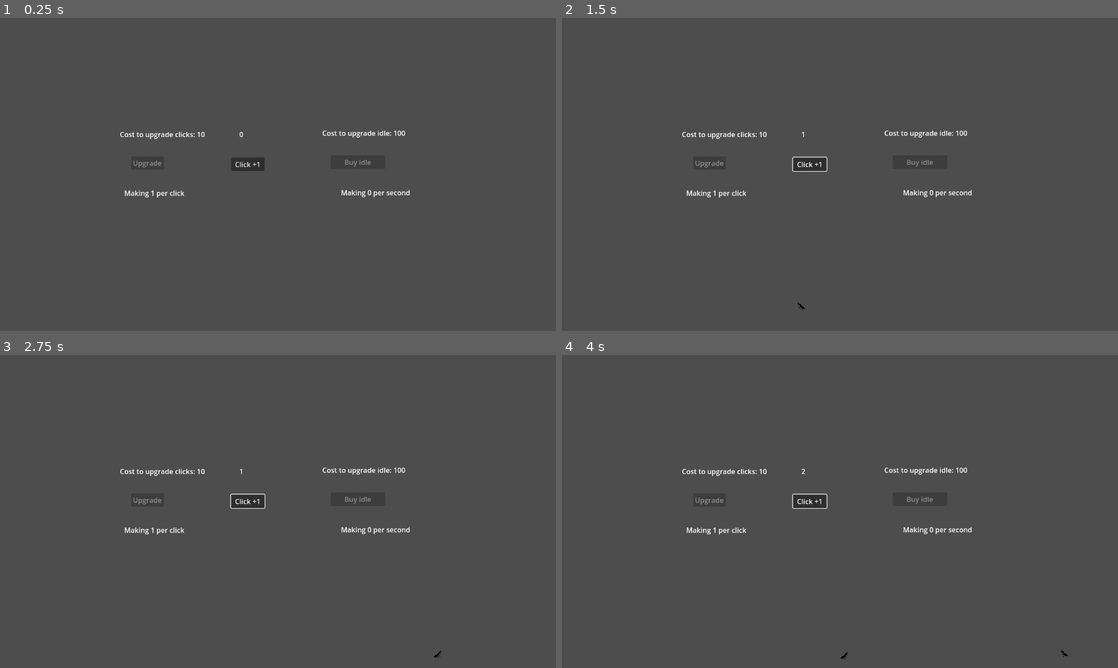
Above: before the commit, frames 1-4 (two rows, left to right).
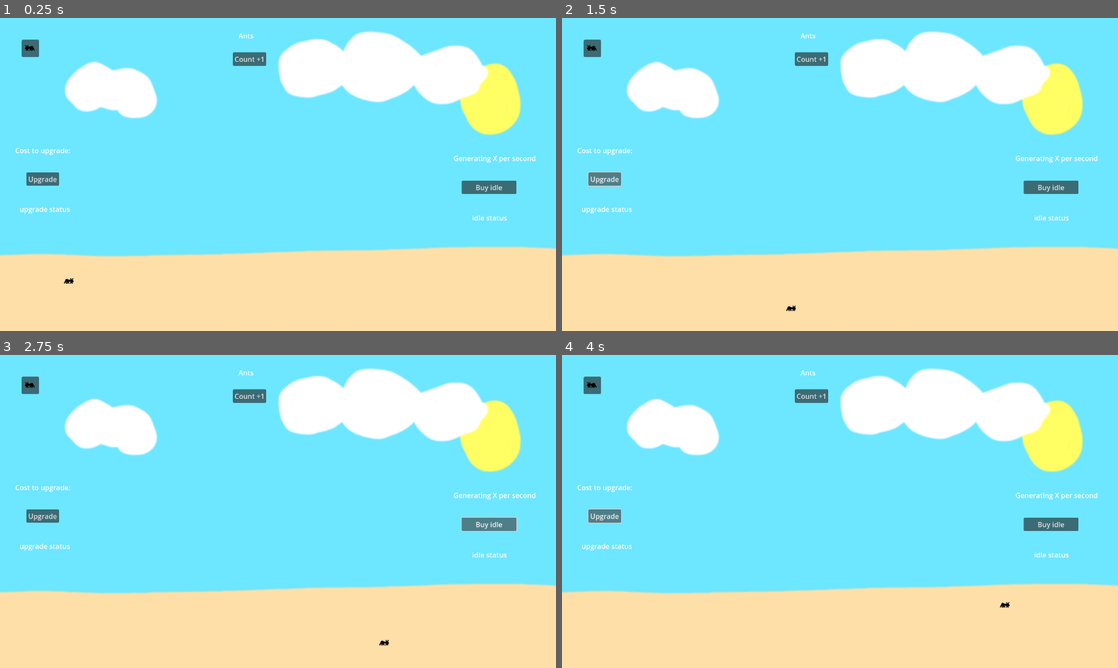
Above: after the commit, the same moments.

Repository: ScaryProd/AntIdle
Game: Godot game, scene res://Desk.tscn
Two runs of this game, one before a commit and one after it. Both use one fixed random seed, a clock stepped at 60 frames per second and the inputs below.
Inputs (mouse positions are in pixels of both pictures, inside the frame that each line leads up to):
- Up to frame 1 (0.25 s): no input
- Up to frame 2 (1.5 s): click "Click +1" (after the commit: "Count +1") at 0.5 s; click (606, 177) at 1.25 s, where only the run after the commit has a clickable "Upgrade"
- Up to frame 3 (2.75 s): click (489, 524) at 2 s, where only the run after the commit has a clickable "Buy idle"
- Up to frame 4 (4 s): click "Click +1" (after the commit: "Count +1") at 2.75 s; click (606, 514) at 3.5 s, where only the run after the commit has a clickable "Upgrade"

The runs differ from the first frame. In frame 1, 100% of the frame differs, in the area x 0-100%, y 0-100%; in frame 2, 100%; in frame 3, 100%; in frame 4, 100%.
Error after the commit: Parse Error: Preload file "res://nav_ant.tscn" does not exist. (res://Desk.gd:7)

Commit message:
added navant and physant distinction, shop screen

Diff:
--- a/Desk.gd
+++ b/Desk.gd
@@ -4,7 +4,7 @@
 var mult = 1;
 var idle = 0;
 var generatingCost = 1
-var antScene = preload("res://ant.tscn")
+var antScene = preload("res://nav_ant.tscn")
 
 
 func _on_clicker_pressed() -> void:
@@ -12,9 +12,8 @@
 	spawn_ants(1 * mult)
 
 func _process(delta: float) -> void:
-	count = %Ants.get_child_count()
 
-	%AntCount.text = str(count)
+	%ResourceCount.text = str(count)
 	%Clicker.text = "Click +%d" % mult
 	%IdleStatus.text = "Making %d per second" % idle
 	%UpgradeStatus.text = "Making %d per click" % mult
@@ -28,7 +27,7 @@
 	%Idle.disabled = (count < idleCost)
 
 func _on_upgrade_pressed() -> void:
-	remove_ants(mult * 10)
+	#remove_ants(mult * 10)
 	mult += 1;
 
 func _on_idle_pressed() -> void:
@@ -36,7 +35,8 @@
 	idle += 1
 
 func spendMoney(cost) -> void:
-	remove_ants(cost)
+	#remove_ants(cost)
+	count -= cost
 
 func idleProcess() -> void:
 	spawn_ants(idle)
@@ -47,8 +47,8 @@
 func spawn_ants(amount: int) -> void:
 	for i in amount:
 		var newAnt = antScene.instantiate()
-		%Ants.add_child(newAnt);
+		$Nest.add_child(newAnt);
 
 func remove_ants(amount: int) -> void:
 	for i in amount:
-		%Ants.remove_child(%Ants.get_children()[0]);
+		$Nest.remove_child($Nest.get_children()[0]);
--- a/Desk.tscn
+++ b/Desk.tscn
@@ -1,41 +1,44 @@
-[gd_scene load_steps=6 format=3 uid="uid://c3rm07s4x32g1"]
+[gd_scene load_steps=7 format=3 uid="uid://c3rm07s4x32g1"]
 
 [ext_resource type="Script" uid="uid://cdsdrvoen8ypb" path="res://Desk.gd" id="1_kv1ut"]
 [ext_resource type="Script" uid="uid://c75q6vldg7hpa" path="res://timer.gd" id="2_0raqs"]
-
-[sub_resource type="PhysicsMaterial" id="PhysicsMaterial_0raqs"]
-friction = 0.25
-bounce = 0.1
-
-[sub_resource type="RectangleShape2D" id="RectangleShape2D_0raqs"]
-
-[sub_resource type="RectangleShape2D" id="RectangleShape2D_ihjj6"]
-size = Vector2(3.61047, 152.584)
+[ext_resource type="Texture2D" uid="uid://h4xvxee6bly3" path="res://assets/sprites/background.png" id="2_ihjj6"]
+[ext_resource type="PackedScene" uid="uid://bp2fuetubenyg" path="res://insects/nav_ant.tscn" id="4_vypyt"]
+[ext_resource type="Texture2D" uid="uid://jpf8unsprasp" path="res://assets/sprites/leaf.png" id="5_g3mx1"]
+[ext_resource type="PackedScene" uid="uid://cb1l1drvdtd21" path="res://shop.tscn" id="6_b6rpr"]
 
 [node name="Node2D" type="Node2D"]
 script = ExtResource("1_kv1ut")
 
+[node name="Background" type="Sprite2D" parent="."]
+position = Vector2(640, 360)
+scale = Vector2(0.68, 0.68)
+texture = ExtResource("2_ihjj6")
+flip_h = true
+
+[node name="Shop" parent="." instance=ExtResource("6_b6rpr")]
+
 [node name="Clicker" type="Button" parent="."]
 unique_name_in_owner = true
-offset_left = 532.0
-offset_top = 321.0
-offset_right = 609.0
-offset_bottom = 352.0
+offset_left = 536.0
+offset_top = 79.0
+offset_right = 613.0
+offset_bottom = 110.0
 text = "Count +1"
 
-[node name="AntCount" type="Label" parent="."]
+[node name="ResourceCount" type="Label" parent="."]
 unique_name_in_owner = true
-offset_left = 551.0
-offset_top = 256.0
-offset_right = 591.0
-offset_bottom = 279.0
-text = "Jobs:"
+offset_left = 549.0
+offset_top = 29.0
+offset_right = 589.0
+offset_bottom = 52.0
+text = "Ants"
 
 [node name="Upgrade" type="Button" parent="."]
-offset_left = 302.0
-offset_top = 318.0
-offset_right = 377.0
-offset_bottom = 349.0
+offset_left = 61.0
+offset_top = 355.0
+offset_right = 136.0
+offset_bottom = 386.0
 text = "Upgrade"
 
 [node name="UpgradeCost" type="Label" parent="Upgrade"]
@@ -58,10 +61,10 @@
 
 [node name="Idle" type="Button" parent="."]
 unique_name_in_owner = true
-offset_left = 761.0
-offset_top = 316.0
-offset_right = 887.0
-offset_bottom = 347.0
+offset_left = 1063.0
+offset_top = 374.0
+offset_right = 1189.0
+offset_bottom = 405.0
 text = "Buy idle"
 
 [node name="IdleCost" type="Label" parent="Idle"]
@@ -87,50 +90,24 @@
 script = ExtResource("2_0raqs")
 
 [node name="Ants" type="Node2D" parent="."]
-unique_name_in_owner = true
-position = Vector2(551, 256)
 
-[node name="PlayArea" type="Node2D" parent="."]
+[node name="NavAnt" parent="Ants" instance=ExtResource("4_vypyt")]
+move_speed = 300.0
+loop_path = true
 
-[node name="StaticBody2D" type="StaticBody2D" parent="PlayArea"]
-position = Vector2(573, 64)
-physics_material_override = SubResource("PhysicsMaterial_0raqs")
+[node name="Sprite2D" parent="Ants/NavAnt/CharacterBody2D" index="0"]
+flip_h = true
 
-[node name="CollisionShape2D" type="CollisionShape2D" parent="PlayArea/StaticBody2D"]
-position = Vector2(28, 1018)
-scale = Vector2(155.397, 37.1124)
-shape = SubResource("RectangleShape2D_0raqs")
+[node name="Path2D" parent="Ants/NavAnt" index="1"]
+position = Vector2(86, 585)
 
-[node name="StaticBody2D2" type="StaticBody2D" parent="PlayArea"]
-position = Vector2(575, 5)
-physics_material_override = SubResource("PhysicsMaterial_0raqs")
-
-[node name="CollisionShape2D" type="CollisionShape2D" parent="PlayArea/StaticBody2D2"]
-position = Vector2(72, -248)
-scale = Vector2(84.1597, 24.2811)
-shape = SubResource("RectangleShape2D_0raqs")
-
-[node name="StaticBody2D3" type="StaticBody2D" parent="PlayArea"]
-position = Vector2(2, 280)
-scale = Vector2(0.568825, 3.63989)
-physics_material_override = SubResource("PhysicsMaterial_0raqs")
-
-[node name="CollisionShape2D" type="CollisionShape2D" parent="PlayArea/StaticBody2D3"]
-position = Vector2(-766.492, -1.6484)
-scale = Vector2(423.055, 2.49068)
-shape = SubResource("RectangleShape2D_ihjj6")
-
-[node name="StaticBody2D4" type="StaticBody2D" parent="PlayArea"]
-position = Vector2(1151, 275)
-scale = Vector2(0.568825, 3.63989)
-physics_material_override = SubResource("PhysicsMaterial_0raqs")
-
-[node name="CollisionShape2D" type="CollisionShape2D" parent="PlayArea/StaticBody2D4"]
-position = Vector2(1139.19, -2.74734)
-scale = Vector2(500.611, 2.58494)
-shape = SubResource("RectangleShape2D_ihjj6")
+[node name="Sprite2D" type="Sprite2D" parent="Ants/NavAnt/Path2D/AntPath" index="0"]
+visible = false
+texture = ExtResource("5_g3mx1")
 
 [connection signal="pressed" from="Clicker" to="." method="_on_clicker_pressed"]
 [connection signal="pressed" from="Upgrade" to="." method="_on_upgrade_pressed"]
 [connection signal="pressed" from="Idle" to="." method="_on_idle_pressed"]
 [connection signal="timeout" from="Timer" to="." method="_on_timer_timeout"]
+
+[editable path="Ants/NavAnt"]
--- /dev/null
+++ b/insect.gd
@@ -0,0 +1,8 @@
+extends Object
+
+class Insect:
+	func _init(param_type):
+		type = param_type
+	var type
+	var cost = 50
+	var speed = 50
--- /dev/null
+++ b/insects/nav_ant.gd
@@ -0,0 +1,25 @@
+extends Node2D
+#extends CharacterBody2D
+
+@onready var path: Path2D = $Path2D
+@onready var path_follow: PathFollow2D = $Path2D/AntPath
+
+@export var move_speed: float = 600.0;
+@export var loop_path: bool = false;
+
+
+func _ready() -> void:
+	path_follow.loop = loop_path;
+
+	#$Sprite2D.position = path_follow.global_position
+	#last_position = position
+
+func _physics_process(delta: float) -> void:
+
+	path_follow.progress += move_speed * delta
+	$CharacterBody2D.position = path_follow.global_position
+	#print($CharacterBody2D.body_entered)
+
+
+func _on_character_body_2d_body_entered(body: Node) -> void:
+	print('something entered!')
--- /dev/null
+++ b/insects/nav_ant.tscn
@@ -0,0 +1,37 @@
+[gd_scene load_steps=5 format=3 uid="uid://bp2fuetubenyg"]
+
+[ext_resource type="Script" uid="uid://bqiggb2otyu1l" path="res://insects/nav_ant.gd" id="1_5hhkk"]
+[ext_resource type="Texture2D" uid="uid://p2gav48diehn" path="res://assets/sprites/ant.png" id="2_d6kgi"]
+
+[sub_resource type="RectangleShape2D" id="RectangleShape2D_qawxq"]
+size = Vector2(100, 100)
+
+[sub_resource type="Curve2D" id="Curve2D_t63ji"]
+_data = {
+"points": PackedVector2Array(0, 0, 0, 0, 0, 0, 0, 0, 0, 0, 204, 54, 0, 0, 0, 0, 493, 89, 0, 0, 0, 0, 677, 31, 0, 0, 0, 0, 819, 84, 0, 0, 0, 0, 1046, 10, 0, 0, 0, 0, 825, -31, 0, 0, 0, 0, 673, 73, 0, 0, 0, 0, 498, -19, 0, 0, 0, 0, 323, 81, 0, 0, 0, 0, -4, -28, 0, 0, 0, 0, 0, 0)
+}
+point_count = 12
+
+[node name="NavAnt" type="Node2D"]
+script = ExtResource("1_5hhkk")
+
+[node name="CharacterBody2D" type="RigidBody2D" parent="."]
+contact_monitor = true
+max_contacts_reported = 100
+
+[node name="Sprite2D" type="Sprite2D" parent="CharacterBody2D"]
+modulate = Color(0, 1, 0, 1)
+texture_filter = 1
+texture = ExtResource("2_d6kgi")
+
+[node name="CollisionShape2D" type="CollisionShape2D" parent="CharacterBody2D"]
+shape = SubResource("RectangleShape2D_qawxq")
+
+[node name="Path2D" type="Path2D" parent="."]
+curve = SubResource("Curve2D_t63ji")
+
+[node name="AntPath" type="PathFollow2D" parent="Path2D"]
+rotation = 0.258771
+loop = false
+
+[connection signal="body_entered" from="CharacterBody2D" to="." method="_on_character_body_2d_body_entered"]
--- a/ant.tscn
+++ b/insects/phys_ant.tscn
@@ -1,14 +1,14 @@
 [gd_scene load_steps=5 format=3 uid="uid://83blsqivedmm"]
 
-[ext_resource type="Script" uid="uid://c2plxpn2gyif0" path="res://ant.gd" id="1_5tacl"]
-[ext_resource type="Texture2D" uid="uid://p2gav48diehn" path="res://assets/sprites/ant.png" id="1_oav7h"]
+[ext_resource type="Script" uid="uid://c2plxpn2gyif0" path="res://insects/ant.gd" id="1_15f2g"]
+[ext_resource type="Texture2D" uid="uid://bfdg5x0iom5ha" path="res://assets/sprites/ant_white.png" id="2_j80rt"]
 
 [sub_resource type="PhysicsMaterial" id="PhysicsMaterial_oav7h"]
 
 [sub_resource type="RectangleShape2D" id="RectangleShape2D_5tacl"]
 
-[node name="Ant" type="Node2D"]
-script = ExtResource("1_5tacl")
+[node name="PhysAnt" type="Node2D"]
+script = ExtResource("1_15f2g")
 
 [node name="AntRigidBody" type="RigidBody2D" parent="."]
 collision_layer = 0
@@ -16,12 +16,10 @@
 lock_rotation = true
 
 [node name="AntCollision" type="CollisionShape2D" parent="AntRigidBody"]
-scale = Vector2(0.8, 0.8)
 shape = SubResource("RectangleShape2D_5tacl")
 
 [node name="AntSprite" type="Sprite2D" parent="AntRigidBody"]
-scale = Vector2(0.02, 0.02)
-texture = ExtResource("1_oav7h")
+texture = ExtResource("2_j80rt")
 
 [node name="Timer" type="Timer" parent="."]
 autostart = true
--- /dev/null
+++ b/leaf.tscn
@@ -0,0 +1,17 @@
+[gd_scene load_steps=3 format=3 uid="uid://b76lhoph6ldof"]
+
+[ext_resource type="Texture2D" uid="uid://jpf8unsprasp" path="res://assets/sprites/leaf.png" id="1_p3lty"]
+
+[sub_resource type="RectangleShape2D" id="RectangleShape2D_p3lty"]
+size = Vector2(300, 300)
+
+[node name="Leaf" type="Node2D"]
+
+[node name="Leaf Sprite" type="Sprite2D" parent="."]
+scale = Vector2(3, 3)
+texture = ExtResource("1_p3lty")
+
+[node name="CharacterBody2D" type="RigidBody2D" parent="."]
+
+[node name="CollisionShape2D" type="CollisionShape2D" parent="CharacterBody2D"]
+shape = SubResource("RectangleShape2D_p3lty")
--- /dev/null
+++ b/nest.tscn
@@ -0,0 +1,43 @@
+[gd_scene load_steps=4 format=3 uid="uid://d1hcy1cwiux10"]
+
+[sub_resource type="PhysicsMaterial" id="PhysicsMaterial_egoly"]
+friction = 0.25
+bounce = 0.1
+
+[sub_resource type="RectangleShape2D" id="RectangleShape2D_a18bm"]
+size = Vector2(600, 200)
+
+[sub_resource type="RectangleShape2D" id="RectangleShape2D_vxvd1"]
+size = Vector2(200, 600)
+
+[node name="Nest" type="Node2D"]
+
+[node name="PlayArea" type="Node2D" parent="."]
+
+[node name="StaticBody2D" type="StaticBody2D" parent="PlayArea"]
+position = Vector2(0, 300)
+physics_material_override = SubResource("PhysicsMaterial_egoly")
+
+[node name="CollisionShape2D" type="CollisionShape2D" parent="PlayArea/StaticBody2D"]
+shape = SubResource("RectangleShape2D_a18bm")
+
+[node name="StaticBody2D2" type="StaticBody2D" parent="PlayArea"]
+position = Vector2(0, -300)
+physics_material_override = SubResource("PhysicsMaterial_egoly")
+
+[node name="CollisionShape2D" type="CollisionShape2D" parent="PlayArea/StaticBody2D2"]
+shape = SubResource("RectangleShape2D_a18bm")
+
+[node name="StaticBody2D3" type="StaticBody2D" parent="PlayArea"]
+physics_material_override = SubResource("PhysicsMaterial_egoly")
+
+[node name="CollisionShape2D" type="CollisionShape2D" parent="PlayArea/StaticBody2D3"]
+position = Vector2(-300, 0)
+shape = SubResource("RectangleShape2D_vxvd1")
+
+[node name="StaticBody2D4" type="StaticBody2D" parent="PlayArea"]
+physics_material_override = SubResource("PhysicsMaterial_egoly")
+
+[node name="CollisionShape2D" type="CollisionShape2D" parent="PlayArea/StaticBody2D4"]
+position = Vector2(300, 0)
+shape = SubResource("RectangleShape2D_vxvd1")
--- /dev/null
+++ b/shop.gd
@@ -0,0 +1,7 @@
+extends Node2D
+
+var insect_dict = {'black_ant': "res://insects/nav_ant.tscn", 'white_ant': "res://insects/phys_ant.tscn"}
+
+func _ready() -> void:
+	for insect in insect_dict:
+		print(insect)
--- /dev/null
+++ b/shop.tscn
@@ -0,0 +1,20 @@
+[gd_scene load_steps=4 format=3 uid="uid://cb1l1drvdtd21"]
+
+[ext_resource type="Script" uid="uid://dxaf6vmobwicv" path="res://shop.gd" id="1_e7rdd"]
+[ext_resource type="Texture2D" uid="uid://p2gav48diehn" path="res://assets/sprites/ant.png" id="1_viryw"]
+
+[sub_resource type="CanvasTexture" id="CanvasTexture_e7rdd"]
+diffuse_texture = ExtResource("1_viryw")
+
+[node name="Shop" type="Node2D"]
+script = ExtResource("1_e7rdd")
+
+[node name="ItemList" type="ItemList" parent="."]
+unique_name_in_owner = true
+offset_left = 50.0
+offset_top = 50.0
+offset_right = 90.0
+offset_bottom = 90.0
+item_count = 1
+item_0/text = "Ants"
+item_0/icon = SubResource("CanvasTexture_e7rdd")
Binary file added: assets/sprites/Underground.png
Not shown, added: assets/sprites/Underground.png.import
Binary file changed: assets/sprites/ant.png
Binary file added: assets/sprites/ant_white.png
Not shown, added: assets/sprites/ant_white.png.import
Binary file added: assets/sprites/background.png
Not shown, added: assets/sprites/background.png.import
Binary file added: assets/sprites/leaf.png
Not shown, added: assets/sprites/leaf.png.import
Not shown, added: insect.gd.uid
Renamed: ant.gd -> insects/ant.gd
Renamed: ant.gd.uid -> insects/ant.gd.uid
(and 4 more such lines)
